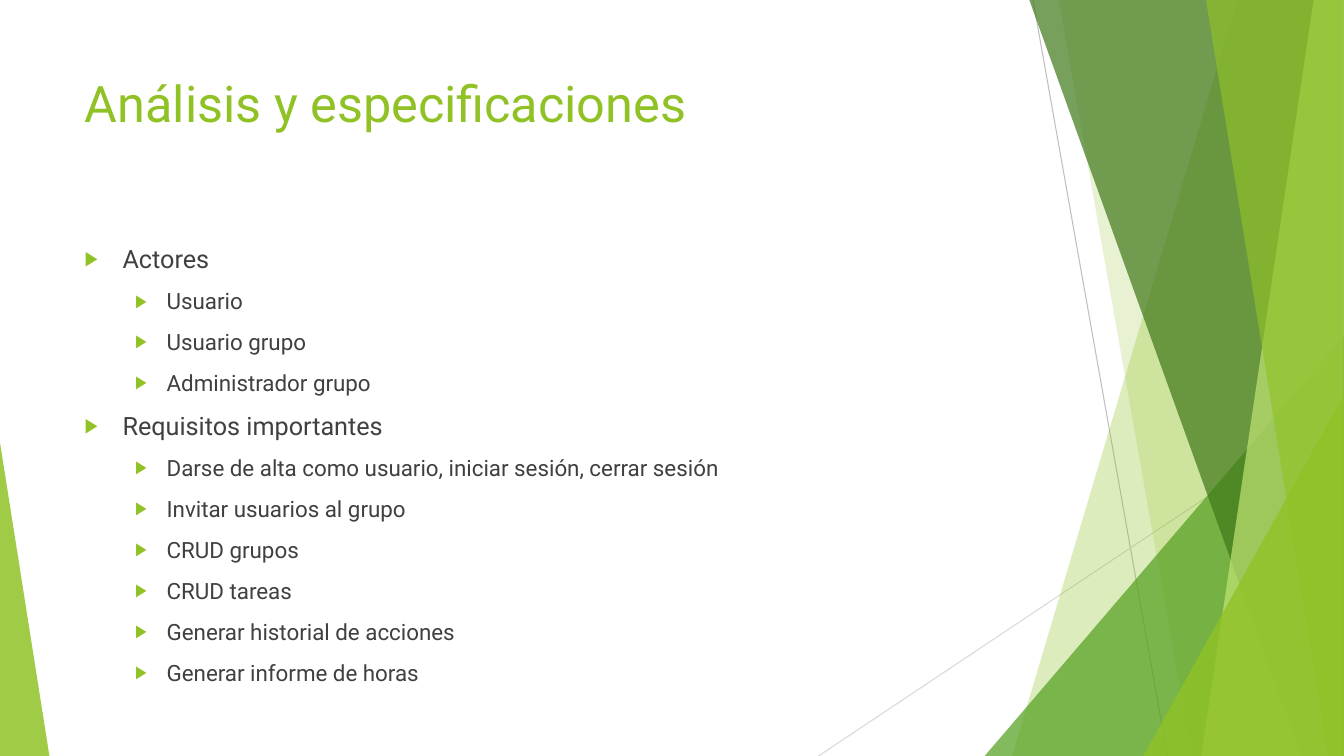
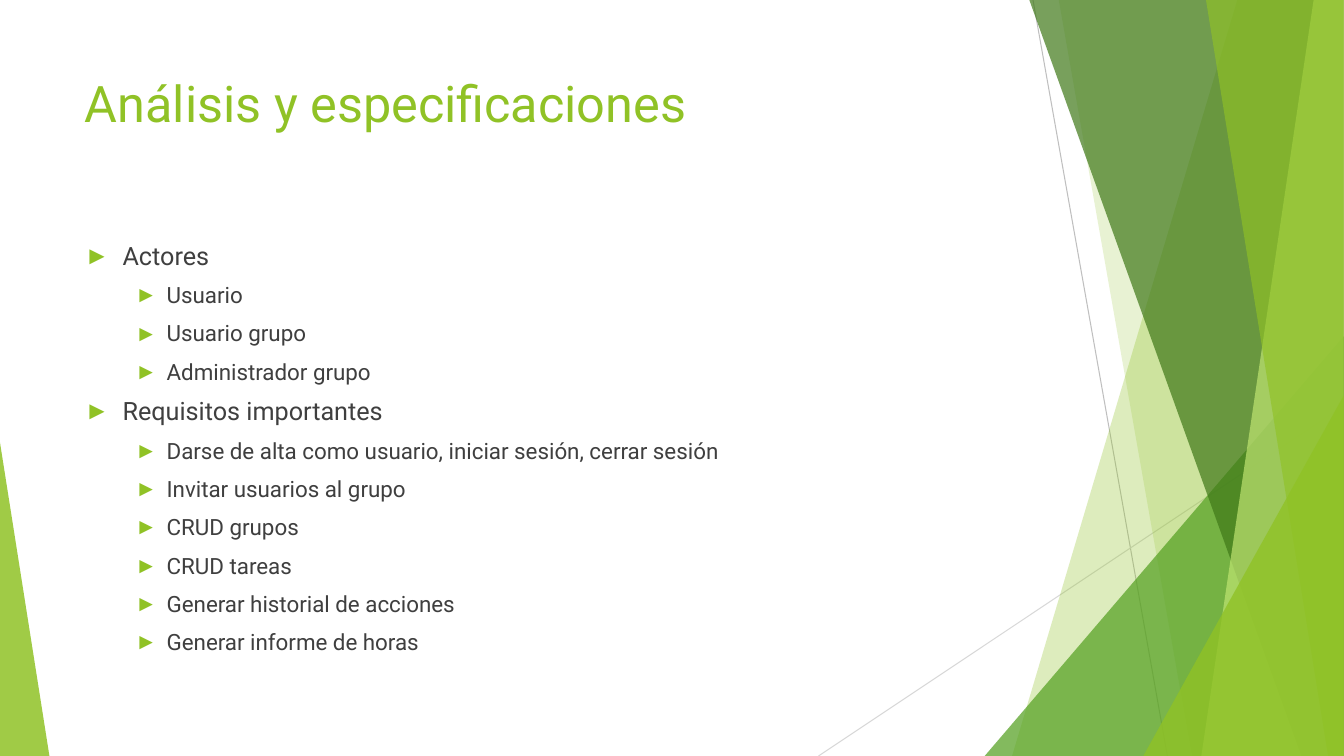
Before and after one commit to jojube95/piset, a slide deck: slide 8 of entregables/presentation/Análisis y desarrollo de una aplicación de gestión de tareas para grupos.pptx. Drawn at 1344x756 pixels with LibreOffice and Linux fonts; fonts in the diff are those of the drawing. Boxes give left, top, right and bottom in pixels: in the first picture for what was removed or moved away, otherwise in the second. Text is boxed around its words. In the diff, an @@ line names an element or a change of style, - is before the commit and + after.

```diff
--- a/entregables/presentation/Análisis y desarrollo de una aplicación de gestión de tareas para grupos.pptx
+++ b/entregables/presentation/Análisis y desarrollo de una aplicación de gestión de tareas para grupos.pptx
@@ text "Actores" at [123, 247, 718, 650]: text colour #404040 to #3F3F3F; bullet ▶ to ►; line spacing 1 to 0.9; less space between paragraphs @@
```
Also in this commit, not shown: 18 other slides changed, 4 slides added, 3 slides removed.
